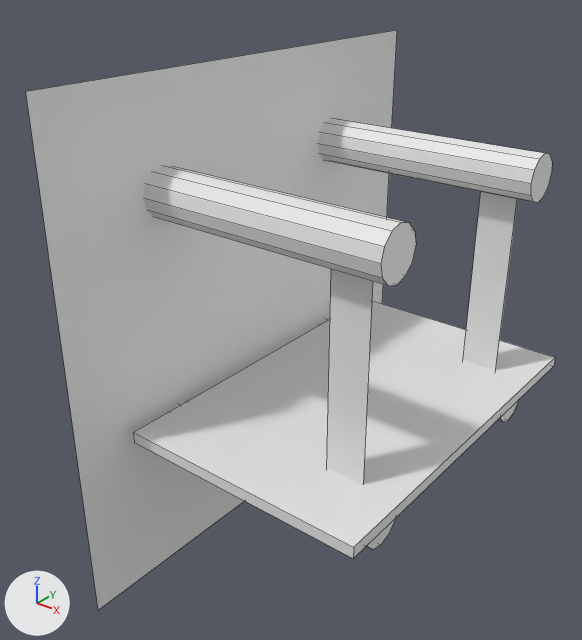
A saved change to the FBX model TheUnityProject/Assets/Models/LevelTiles/Wall-Platform3.fbx.
The view is the same before and after, from a camera (50 mm lens) standing at (1.08, 7.62, 3.42) and looking at (-0.72, 9.86, 2.03). Lighting does not change. The marker at lower left points along +X, +Y and +Z. Mesh edges are drawn as thin lines.

In view in the first picture: 'Wall-Platform3'.
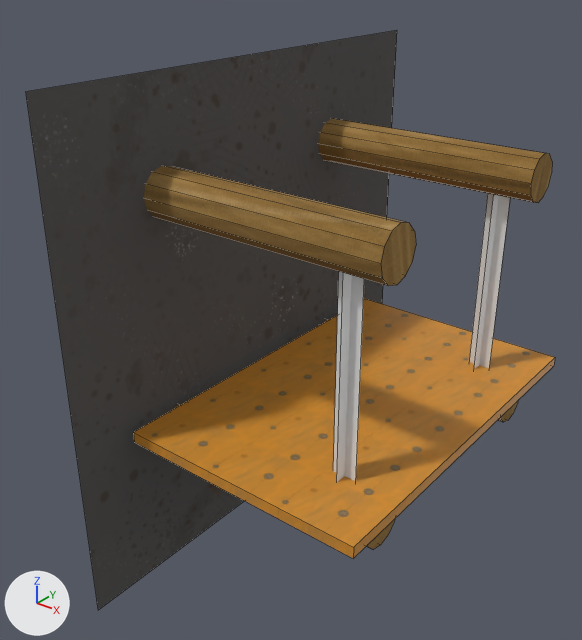
Location of each change, [x1, y1, x2, y2] in pixels of the pictures (582 x 640 px):
part 1 of me_cube_017, rebuilt (24% narrower)
    before: [463, 192, 517, 371]
    after: [469, 193, 510, 368]
part 2 of me_cube_017, cut back
    before: [326, 269, 373, 485]
    after: [333, 195, 499, 483]
part 3 of me_cube_017, recoloured (grey to black)
    both: [26, 30, 397, 610]
part 4 of me_cube_017, recoloured (white to brown)
    both: [144, 118, 552, 549]
part 5 of me_cube_017, recoloured (white to orange)
    both: [133, 301, 555, 558]

Patch to the scene script:
```diff
--- a/TheUnityProject/Assets/Models/LevelTiles/Wall-Platform3.fbx.py
+++ b/TheUnityProject/Assets/Models/LevelTiles/Wall-Platform3.fbx.py
@@ img_stone_png @@
+img_stone_png = load_image('stone.png', '../../2D/mats/stone.png', 1024, 1024, 'sRGB')
@@ img_wood_png @@
+img_wood_png = load_image('wood.png', '../../2D/mats/wood.png', 1024, 1024, 'sRGB')
@@ img_log_png @@
+img_log_png = load_image('log.png', '../../2D/mats/log.png', 1024, 1024, 'sRGB')
@@ mat_stone @@
+mat_stone = principled_material('Stone')
+mat_stone.texture = img_stone_png
+mat_stone.roughness = 1.0
@@ mat_chains @@
+mat_chains = principled_material('Chains')
+mat_chains.base_color = (0.8, 0.8, 0.8)  # white #e7e7e7
@@ mat_wood @@
+mat_wood = principled_material('Wood')
+mat_wood.texture = img_wood_png
@@ mat_log @@
+mat_log = principled_material('Log')
+mat_log.texture = img_log_png
+mat_log.roughness = 1.0
@@ me_cube_017 @@
 # used by ob_wall_platform3; location = (0.0, 10.0, 2.0)
-me_cube_017.from_pydata(...)  # 116 vertices, 65 faces; spans x -1.08..0.03, y -1.0..1.0, z -1.0..1.0
+me_cube_017.from_pydata(...)  # 124 vertices, 63 faces; spans x -1.08..0.03, y -1.0..1.0, z -1.0..1.0
+# me_cube_017 part 1: the loose piece of 4 vertices spanning x -0.27..-0.11, y 0.5, z -0.28..0.49 is rebuilt with 4 vertices and now spans x -0.24..-0.14, y 0.5, z -0.28..0.49, in mat_chains (white #e7e7e7)
+# me_cube_017 part 2
+# 4 faces are deleted
+# 4 vertices move from x -0.27..-0.11, y -0.5, z -0.28..0.49 to x -0.19, y -0.55..-0.45, z -0.28..0.5
+# 8 vertices are added at x -0.24..-0.14, y -0.5..0.55, z -0.28..0.5
+# 2 new faces join them, mat_chains (white #e7e7e7)
+# me_cube_017 part 3: 1 face spanning x -1.0, y -1.0..1.0, z -1.0..1.0 switches from no material to mat_stone (picture img_stone_png)
+# me_cube_017 part 4: 52 faces spanning x -1.08..-0.03, y -0.59..0.59, z -0.48..0.68 switch from no material to mat_log (picture img_log_png)
+# me_cube_017 part 5: 6 faces spanning x -0.96..0.03, y -0.77..0.77, z -0.31..-0.27 switch from no material to mat_wood (picture img_wood_png)
+me_cube_017.materials.append(mat_stone)  # picture img_stone_png
+me_cube_017.materials.append(mat_chains)  # white #e7e7e7
```
